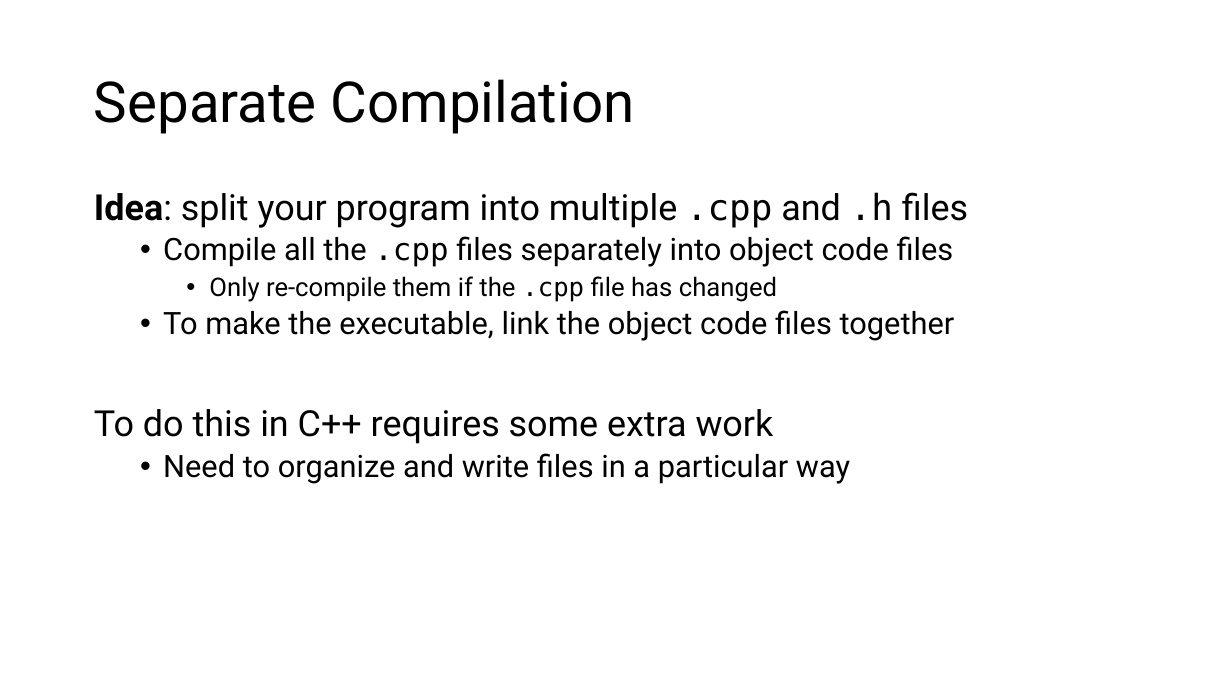
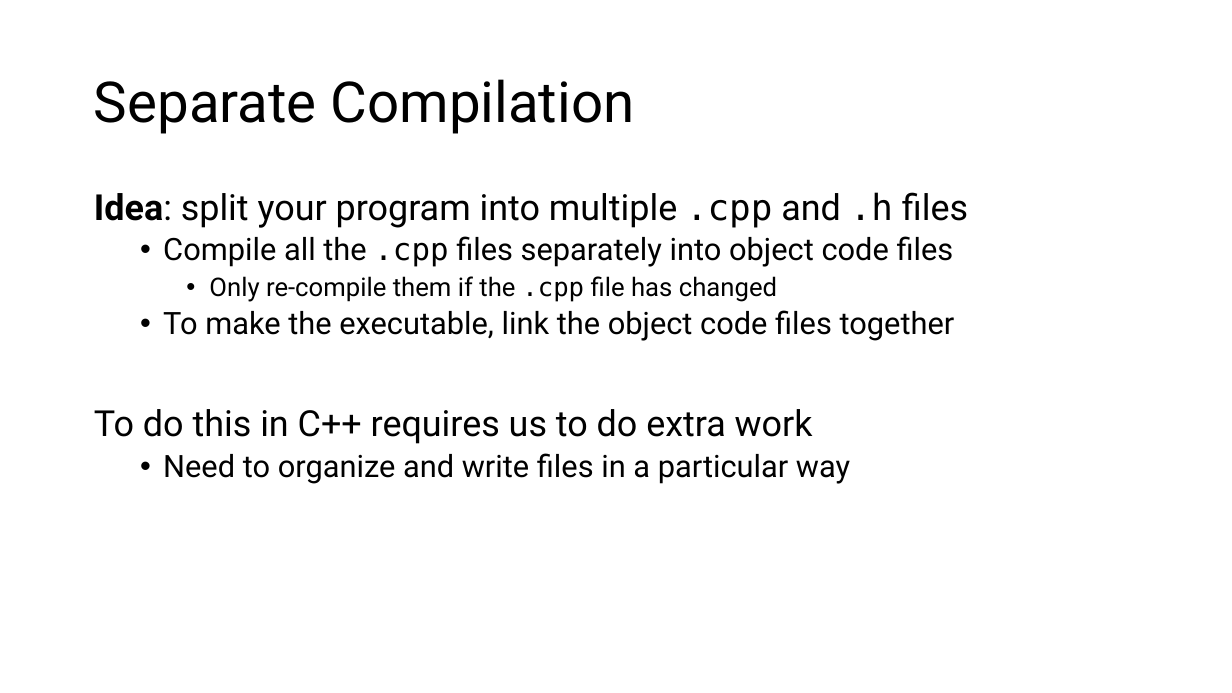
Before and after one commit to tjd1234/cmpt125spring2026, a slide deck: slide 29 of notes/week8/week8.pptx (slide 27 before the commit). Drawn at 1232x693 pixels with LibreOffice and Linux fonts; fonts in the diff are those of the drawing. Boxes give left, top, right and bottom in pixels: in the first picture for what was removed or moved away, otherwise in the second. Text is boxed around its words. In the diff, an @@ line names an element or a change of style, - is before the commit and + after.

```diff
--- a/notes/week8/week8.pptx
+++ b/notes/week8/week8.pptx
@@ text at <box>94,409,813,444</box>: text changed @@
-To do this in C++ requires some extra work
+To do this in C++ requires us to do extra work
```
Also in this commit, not shown: 21 other slides changed, 20 slides added, 6 other files.
